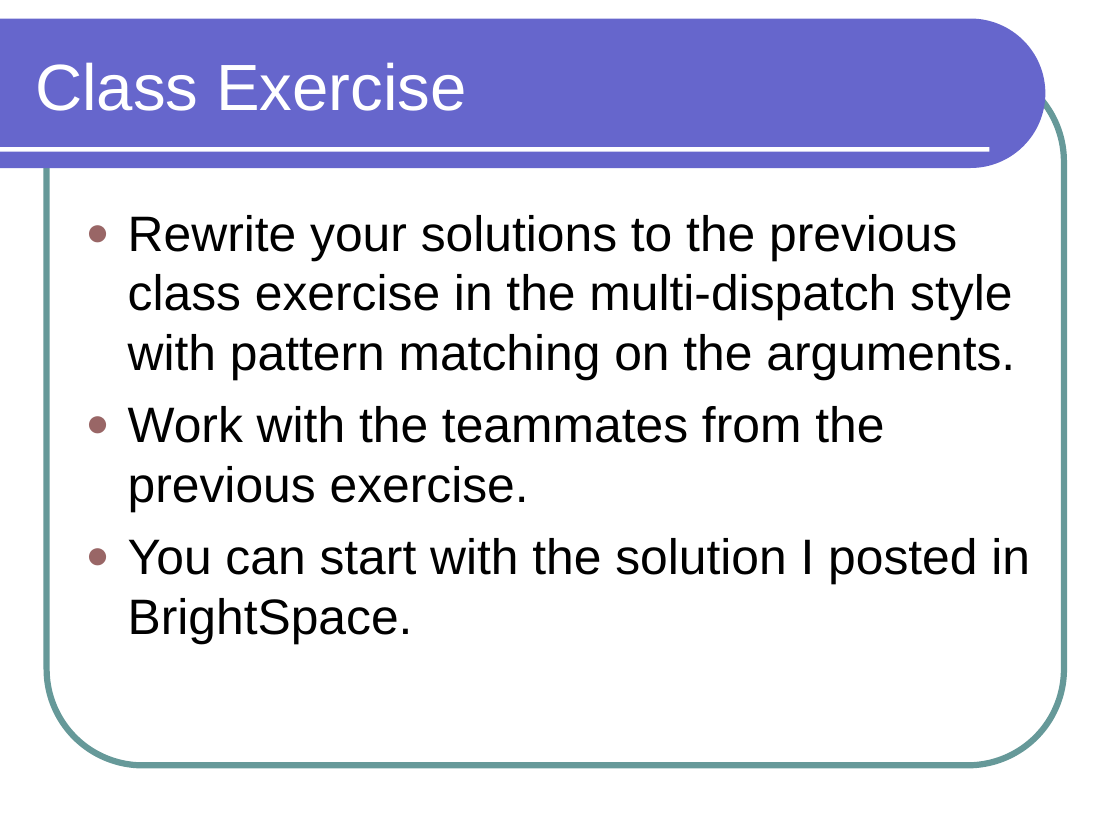
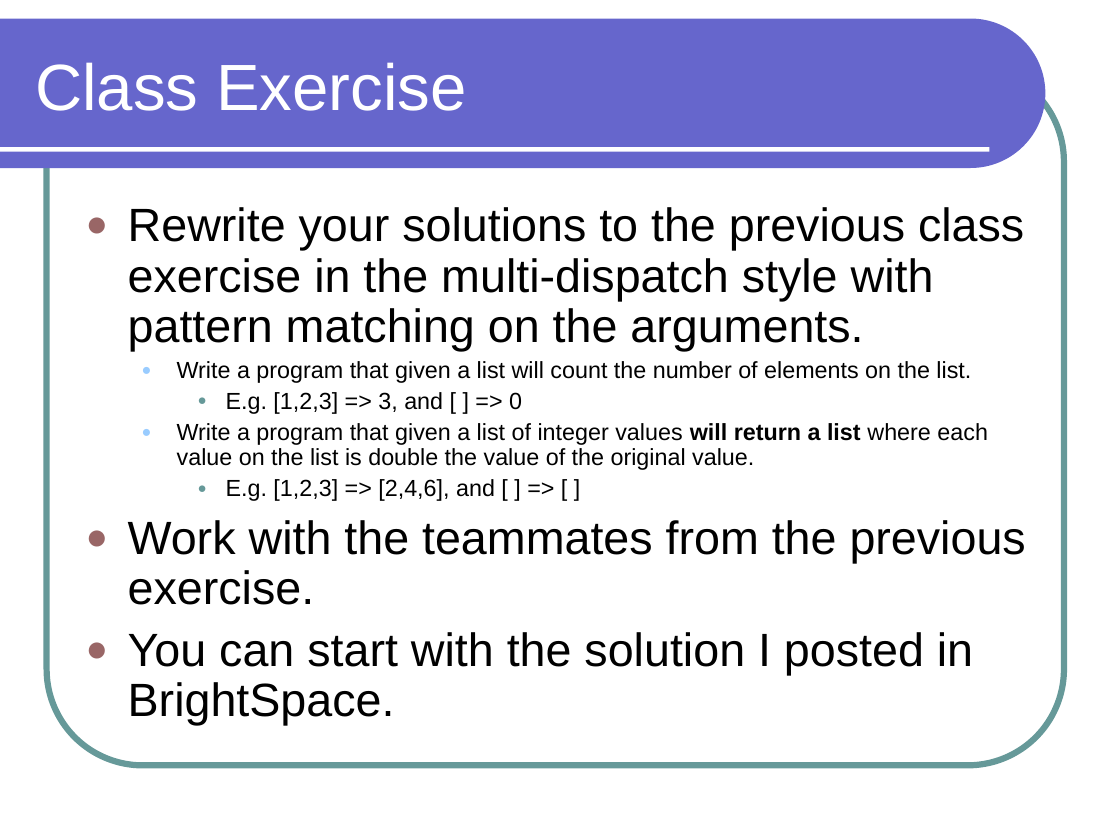
Before and after one commit to lutzhamel/CSC301, a slide deck: slide 29 of notes/csc301-ln013.ppt. Drawn at 1120x840 pixels with LibreOffice and Linux fonts; fonts in the diff are those of the drawing. Boxes give left, top, right and bottom in pixels: in the first picture for what was removed or moved away, otherwise in the second. Text is boxed around its words. In the diff, an @@ line names an element or a change of style, - is before the commit and + after.

```diff
--- a/notes/csc301-ln013.ppt
+++ b/notes/csc301-ln013.ppt
@@ text at (128, 207, 1026, 726): size 32 to 30 pt in "Rewrite your solutions to the previous class ...", "Work with the teammates from the previous ...", "You can start with the solution I ..."; line spacing 1 to 0.9 @@
@@ text at (177, 361, 988, 501): paragraphs added @@
+  ● Write a program that given a list will count the number of elements on the list.
+    ● E.g. [1,2,3] => 3, and [ ] => 0
+  ● Write a program that given a list of integer values will return a list where each value on the list is double the value of the original value.
+    ● E.g. [1,2,3] => [2,4,6], and [ ] => [ ]
```
Also in this commit, not shown: 1 other slide changed, 1 other file.
